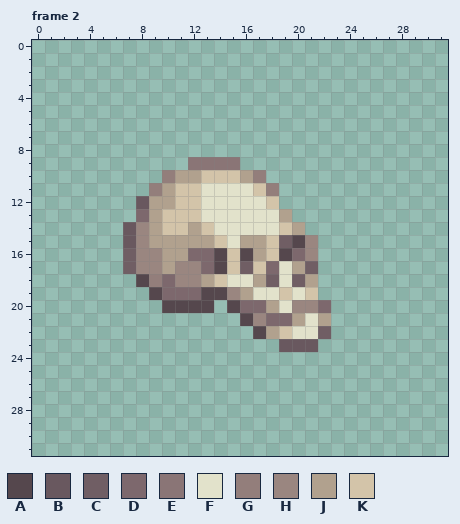
One commit to this pixel-art file: assets/Graphics/Aseprite/decorations.aseprite. The first picture shows the starting point.
32x32 pixels, 3 frames. Colours within 5 levels of each other are drawn and written as one. Shown: frame 2. The commit also changed other frames, which this record leaves out.
Palette (. is transparent): A #55474d  B #69585f  C #705e64  D #7d686d  E #8a7576  F #e2e2cb  G #937e7b  H #9a8680  J #b1a18e  K #d3c4a9
Pixels before, frame 2, first column x 7:
 9 .....EEEE.......
10 ...GJJKKKJG.....
11 ..GJKKFFFFKG....
12 .BJJKKFFFFFK....
13 .DJKKKFFFFFFJ...
14 BHJKKJKFFFFFKJ..
15 BHJJJJJKFJJKCAH.
16 CHHJJDDAKAJKADH.
17 CHHJHHDAKCKDFJC.
18 .AGDHHJKFFJCFCJ.
19 ..ADDDAAHJFFKFK.
20 ...AAAA.ADDJFHHD
21 .........AHDDJFJ
22 ..........AJKFFC
23 ............BBB.
Once edited:
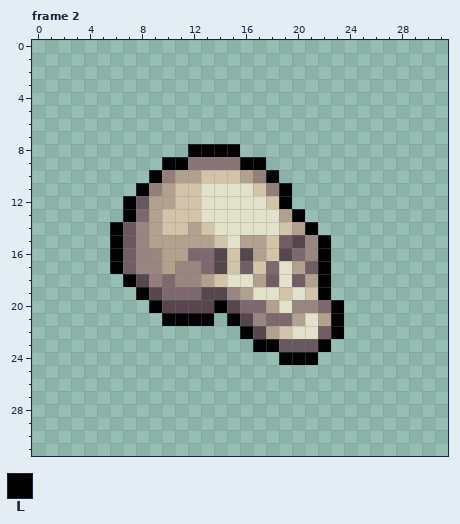
Colours new in this view: L #000000
Edits made:
Changed rows in their new state; - is an unchanged pixel.
Frame 2:
first column x 6:
 8 ------LLLL--------
 9 ----LL----LL------
10 ---L--------L-----
11 --L----------L----
12 -L-----------L----
13 -L------------L---
14 L--------------L--
15 L---------------L-
16 L---------------L-
17 L---------------L-
18 -L--------------L-
19 --L-------------L-
20 ---L----L--------L
21 ----LLLL-L-------L
22 ----------L------L
23 -----------LL---L-
24 -------------LLL--
Pixel boxes of the changes (left, top, right, bottom) in both pictures:
added: (110, 144, 344, 365)
